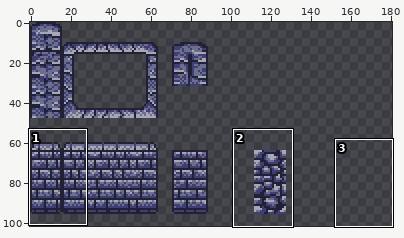
Edited in one commit: sprite sheet (DetentionProject/Assets/Resources/Sprites/Tilesets/TS_dungeon.png). The first picture is a wide view before the edit; the outline marks the close-up.
Close-up. Earlier state:
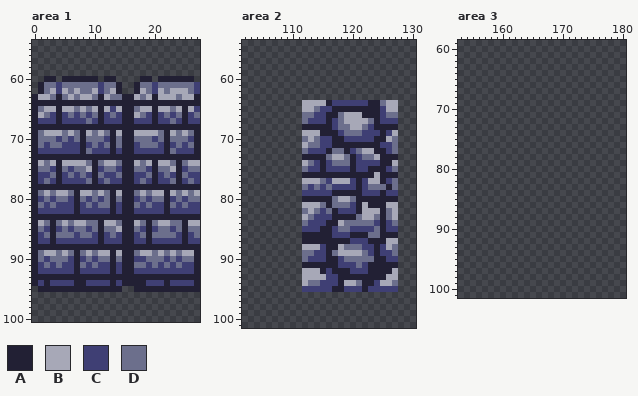
The file is 192x192 pixels. Shown: area 1: x 0..27, y 54..100; area 2: x 102..130, y 54..101; area 3: x 153..180, y 59..101. The wide view leaves out empty margins. The commit also changed other parts of the picture, which this record leaves out.
Palette (. is transparent): A #222034  B #a7a8b7  C #3f3f74  D #6c6f8c
Pixels before, area 1, first column x 0:
60 ..AA.AAAAAA.AA....AA.AAAAAA.
61 .ADDCDDDDDDCDDA..ADDCDDDDDDC
62 .ADBCBDBDDBCDBA..ABDCBDBBBDC
63 ABBDADBDBBDABDDAABDBABBBDBBA
64 AAAAAAAAAAAAAAAAAAAAAAAAAAAA
65 ADBBABBDBDBABCBAADBBABBDBABC
66 ABDCACDCDCDACDCAABDCACDCDACD
67 ACCCACCCCDCACCCAACCCACCDCACC
68 AAAAAAAAAAAAAAAAAAAAAAAAAAAA
69 ADBBBDBDABDBDABAABBBBDABDBDA
70 ADDDCDCDADDDCADAADDDCDADDDCA
71 ADCDDCCCACDCDADAACDDDCACDCDA
72 ACCCCCCCADCCCACAACCCCCADCCCA
73 AAAAAAAAAAAAAAAAAAAAAAAAAAAA
74 ABDBABBBBDADBBDAABDBABBDADBB
75 ADDCADCDDBACDDCAADDCADDBACDD
76 ACCDACDCDCADCCDAACCDACDCADCC
77 ACDCACCCCDACDCCAACDCACCDACDC
78 AAAAAAAAAAAAAAAAAAAAAAAAAAAA
79 ADBDBBDABBDBDABAADBDBBABDBDB
80 ACDCDDCADCDCDADAACDCDDACDCDD
81 ADCDCCCACDCDDACAADCDCCADCDCC
82 ACCCCCCACCCCCACAACCCCCACCCCC
83 AAAAAAAAAAAAAAAAAAAAAAAAAAAA
84 ABDADBDBBDDABBDAABDADBBDDABB
85 ADCACDCDDCDADDBAADCACDDCDADD
86 ACDADDDCDDCACDCAACDADDDDCACD
87 ACCACCCCCCCACCCAACCACCCCCACC
88 AAAAAAAAAAAAAAAAAAAAAAAAAAAA
89 ADBBDBDADBDBBABAADBBDBDBDBBA
90 ADCDDDCACDCDDADAACCDDDCDCDDA
91 ACDCDCCADCDCCACAADDCDCDCDCCA
92 ACCCCCCACCCCCACAACCCCCCCCCCA
93 AAAAAAAAAAAAAAAAAAAAAAAAAAAA
94 ACACCCCAACCCCACAAAACCCACCCCA
95 .AAAAAAAAAAAAAA..AAAAAAAAAAA
Pixels before, area 2, first column x 112:
64 BBBBACCCCCCAADBB
65 BBDCCAAAAAAAACBB
66 DDCCAADBBBAAACDD
67 DCCCACDBBBBDACCC
68 AAAAACDDBBDCAAAA
69 BBBAAACDDDCCCACB
70 DBDCCAACCCCCAABD
71 BDDCCAAAAAAAACCD
72 DCCCADDACDBBAACD
73 AAAADBBDACDDBAAA
74 BDCACDDDACCCCAAB
75 DCCACCCCACCAAACD
76 AAAAAAAAAAAABAAA
77 BBBDCBBBCACBBACD
78 DCDCDCCCCACDDDAD
79 CCCCCAAAAACCCACC
80 AAAAADBBDAAAAAAA
81 BBBDADDDCABAAABB
82 DBDCDACCCABBBADB
83 BDCCCAAAADBBDADB
84 DCCCAABDDDDDCACD
85 CCCAACDDCCCCDACC
86 AAAAACCCAAADDAAA
87 AAAAAAAACCCAAABB
88 BBBCAABDDDCCACBD
89 DDCCADBBBBDCACCD
90 DCCCAACDDDDDAACC
91 AAAAAACCCDCAAAAA
92 BBBACAAACCCAAAAB
93 BBBBCCAAAAAAAABB
94 BDDCCCABBDAACBBD
95 CCCCCAACCCACCCCC
The result:
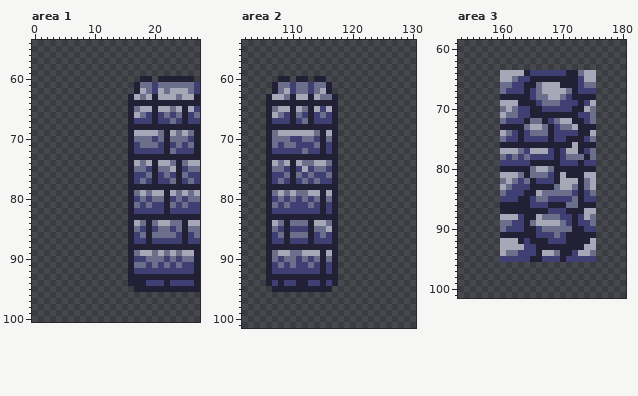
The exact change:
Area 1:
y 60: x 2..3 AA -> ..; x 5..10 AAAAAA -> ......; x 12..13 AA -> ..
y 61: x 1..14 ADDCDDDDDDCDDA -> ..............
y 62: x 1..14 ADBCBDBDDBCDBA -> ..............
y 63: x 0..15 ABBDADBDBBDABDDA -> ................
y 64: x 0..15 AAAAAAAAAAAAAAAA -> ................
y 65: x 0..15 ADBBABBDBDBABCBA -> ................
y 66: x 0..15 ABDCACDCDCDACDCA -> ................
y 67: x 0..15 ACCCACCCCDCACCCA -> ................
y 68: x 0..15 AAAAAAAAAAAAAAAA -> ................
y 69: x 0..15 ADBBBDBDABDBDABA -> ................
y 70: x 0..15 ADDDCDCDADDDCADA -> ................
y 71: x 0..15 ADCDDCCCACDCDADA -> ................
y 72: x 0..15 ACCCCCCCADCCCACA -> ................
y 73: x 0..15 AAAAAAAAAAAAAAAA -> ................
y 74: x 0..15 ABDBABBBBDADBBDA -> ................
y 75: x 0..15 ADDCADCDDBACDDCA -> ................
y 76: x 0..15 ACCDACDCDCADCCDA -> ................
y 77: x 0..15 ACDCACCCCDACDCCA -> ................
y 78: x 0..15 AAAAAAAAAAAAAAAA -> ................
y 79: x 0..15 ADBDBBDABBDBDABA -> ................
y 80: x 0..15 ACDCDDCADCDCDADA -> ................
y 81: x 0..15 ADCDCCCACDCDDACA -> ................
y 82: x 0..15 ACCCCCCACCCCCACA -> ................
y 83: x 0..15 AAAAAAAAAAAAAAAA -> ................
y 84: x 0..15 ABDADBDBBDDABBDA -> ................
y 85: x 0..15 ADCACDCDDCDADDBA -> ................
y 86: x 0..15 ACDADDDCDDCACDCA -> ................
y 87: x 0..15 ACCACCCCCCCACCCA -> ................
y 88: x 0..15 AAAAAAAAAAAAAAAA -> ................
y 89: x 0..15 ADBBDBDADBDBBABA -> ................
y 90: x 0..15 ADCDDDCACDCDDADA -> ................
y 91: x 0..15 ACDCDCCADCDCCACA -> ................
y 92: x 0..15 ACCCCCCACCCCCACA -> ................
y 93: x 0..15 AAAAAAAAAAAAAAAA -> ................
y 94: x 0..15 ACACCCCAACCCCACA -> ................
y 95: x 1..14 AAAAAAAAAAAAAA -> ..............
Area 2:
y 60: x 108..109 .. -> AA; x 111..112 .. -> AA; x 114..115 .. -> AA
y 61: x 107..116 .......... -> ADDCDDCDDA
y 62: x 107..116 .......... -> ADBCDDCDBA
y 63: x 106..117 ............ -> ABBDABBABDDA
y 64: x 106..115 ......BBBB -> AAAAAAAAAA; x 117..127 CCCCCCAADBB -> A..........
y 65: x 106..114 ......BBD -> ADBBABDAB; x 116 C -> B; x 118..127 AAAAAAACBB -> ..........
y 66: x 106..113 ......DD -> ABDCADCA; x 115..116 CA -> DC; x 118..127 DBBBAAACDD -> ..........
y 67: x 106..111 ...... -> ACCCAC; x 113 C -> A; x 116..127 ACDBBBBDACCC -> CA..........
y 68: x 106..111 ...... -> AAAAAA; x 117..127 CDDBBDCAAAA -> A..........
y 69: x 106..111 ...... -> ADBBBB; x 114 B -> D; x 116 A -> B; x 118..127 CDDDCCCACB -> ..........
y 70: x 106..111 ...... -> ADDDCC; x 113..116 BDCC -> DCAD; x 118..127 ACCCCCAABD -> ..........
y 71: x 106..113 ......BD -> ADCDDCCC; x 115 C -> A; x 118..127 AAAAAAACCD -> ..........
y 72: x 106..111 ...... -> ACCCCC; x 115..127 CADDACDBBAACD -> ACA..........
y 73: x 106..111 ...... -> AAAAAA; x 116..127 DBBDACDDBAAA -> AA..........
y 74: x 106..112 ......B -> ABDBABD; x 114..127 CACDDDACCCCAAB -> BBDA..........
y 75: x 106..112 ......D -> ADDCACB; x 114..115 CA -> DD; x 117..127 CCCACCAAACD -> A..........
y 76: x 106..116 ......AAAAA -> ACCDADCDCCD; x 118..127 AAAAAABAAA -> ..........
y 77: x 106..115 ......BBBD -> ACDCACDCDC; x 117..127 BBBCACBBACD -> A..........
y 78: x 106..127 ......DCDCDCCCCACDDDAD -> AAAAAAAAAAAA..........
y 79: x 106..116 ......CCCCC -> ADBDBDDBBAB; x 118..127 AAAACCCACC -> ..........
y 80: x 106..114 ......AAA -> ACDCDCDCD; x 116..127 ADBBDAAAAAAA -> DA..........
y 81: x 106..127 ......BBBDADDDCABAAABB -> ADCDCCCDCACA..........
y 82: x 106..116 ......DBDCD -> ACCCCCCCCAC; x 118..127 CCCABBBADB -> ..........
y 83: x 106..116 ......BDCCC -> AAAAAAAAAAA; x 118..127 AAADBBDADB -> ..........
y 84: x 106..111 ...... -> ABDADD; x 113..116 CCCA -> ABBD; x 118..127 BDDDDDCACD -> ..........
y 85: x 106..111 ...... -> ADCACC; x 113..127 CCAACDDCCCCDACC -> ADDBA..........
y 86: x 106..112 ......A -> ACDADDD; x 114..127 AAACCCAAADDAAA -> CDCA..........
y 87: x 106..112 ......A -> ACCACCC; x 114..116 AAA -> CCC; x 118..127 AACCCAAABB -> ..........
y 88: x 106..115 ......BBBC -> AAAAAAAAAA; x 118..127 BDDDCCACBD -> ..........
y 89: x 106..127 ......DDCCADBBBBDCACCD -> ADBBDDBBBABA..........
y 90: x 106..111 ...... -> ADCDDC; x 114..116 CCA -> DAD; x 118..127 CDDDDDAACC -> ..........
y 91: x 106..114 ......AAA -> ACDCDCCDC; x 116 A -> C; x 118..127 CCCDCAAAAA -> ..........
y 92: x 106..114 ......BBB -> ACCCCCCCC; x 118..127 AACCCAAAAB -> ..........
y 93: x 106..127 ......BBBBCCAAAAAAAABB -> AAAAAAAAAAAA..........
y 94: x 106..115 ......BDDC -> ACACCAACCA; x 117..127 CABBDAACBBD -> A..........
y 95: x 107..127 .....CCCCCAACCCACCCCC -> AAAAAAAAAA...........
Area 3:
y 64: x 160..175 ................ -> BBBBACCCCCCAADBB
y 65: x 160..175 ................ -> BBDCCAAAAAAAACBB
y 66: x 160..175 ................ -> DDCCAADBBBAAACDD
y 67: x 160..175 ................ -> DCCCACDBBBBDACCC
y 68: x 160..175 ................ -> AAAAACDDBBDCAAAA
y 69: x 160..175 ................ -> BBBAAACDDDCCCACB
y 70: x 160..175 ................ -> DBDCCAACCCCCAABD
y 71: x 160..175 ................ -> BDDCCAAAAAAAACCD
y 72: x 160..175 ................ -> DCCCADDACDBBAACD
y 73: x 160..175 ................ -> AAAADBBDACDDBAAA
y 74: x 160..175 ................ -> BDCACDDDACCCCAAB
y 75: x 160..175 ................ -> DCCACCCCACCAAACD
y 76: x 160..175 ................ -> AAAAAAAAAAAABAAA
y 77: x 160..175 ................ -> BBBDCBBBCACBBACD
y 78: x 160..175 ................ -> DCDCDCCCCACDDDAD
y 79: x 160..175 ................ -> CCCCCAAAAACCCACC
y 80: x 160..175 ................ -> AAAAADBBDAAAAAAA
y 81: x 160..175 ................ -> BBBDADDDCABAAABB
y 82: x 160..175 ................ -> DBDCDACCCABBBADB
y 83: x 160..175 ................ -> BDCCCAAAADBBDADB
y 84: x 160..175 ................ -> DCCCAABDDDDDCACD
y 85: x 160..175 ................ -> CCCAACDDCCCCDACC
y 86: x 160..175 ................ -> AAAAACCCAAADDAAA
y 87: x 160..175 ................ -> AAAAAAAACCCAAABB
y 88: x 160..175 ................ -> BBBCAABDDDCCACBD
y 89: x 160..175 ................ -> DDCCADBBBBDCACCD
y 90: x 160..175 ................ -> DCCCAACDDDDDAACC
y 91: x 160..175 ................ -> AAAAAACCCDCAAAAA
y 92: x 160..175 ................ -> BBBACAAACCCAAAAB
y 93: x 160..175 ................ -> BBBBCCAAAAAAAABB
y 94: x 160..175 ................ -> BDDCCCABBDAACBBD
y 95: x 160..175 ................ -> CCCCCAACCCACCCCC
